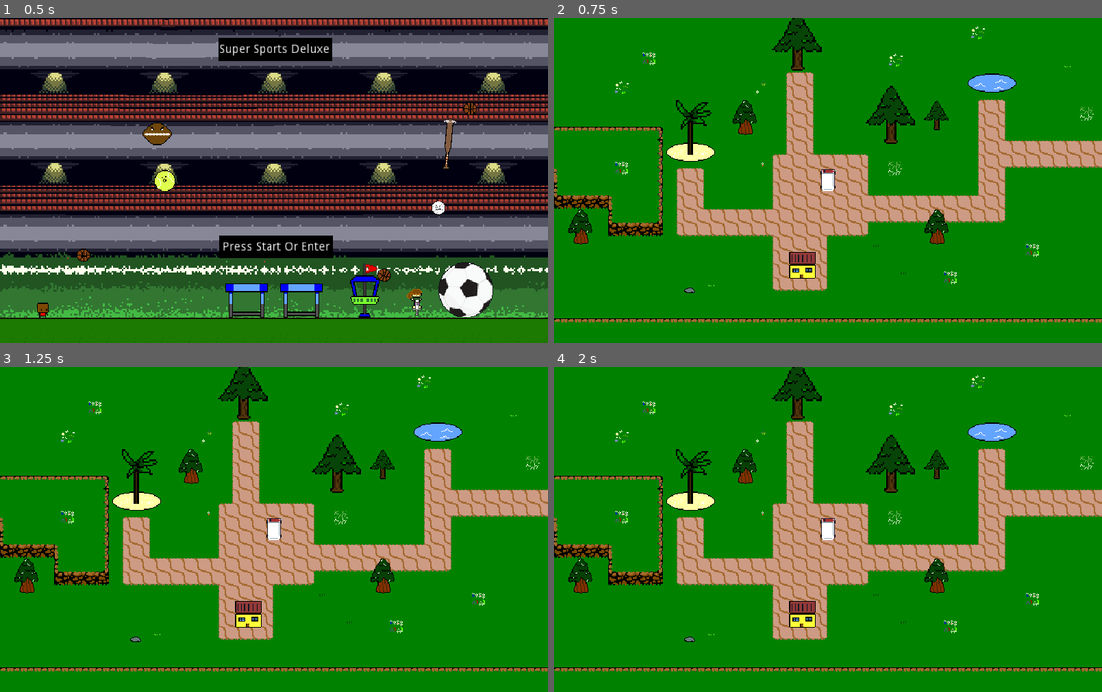
Above: before the commit, frames 1-4 (two rows, left to right).
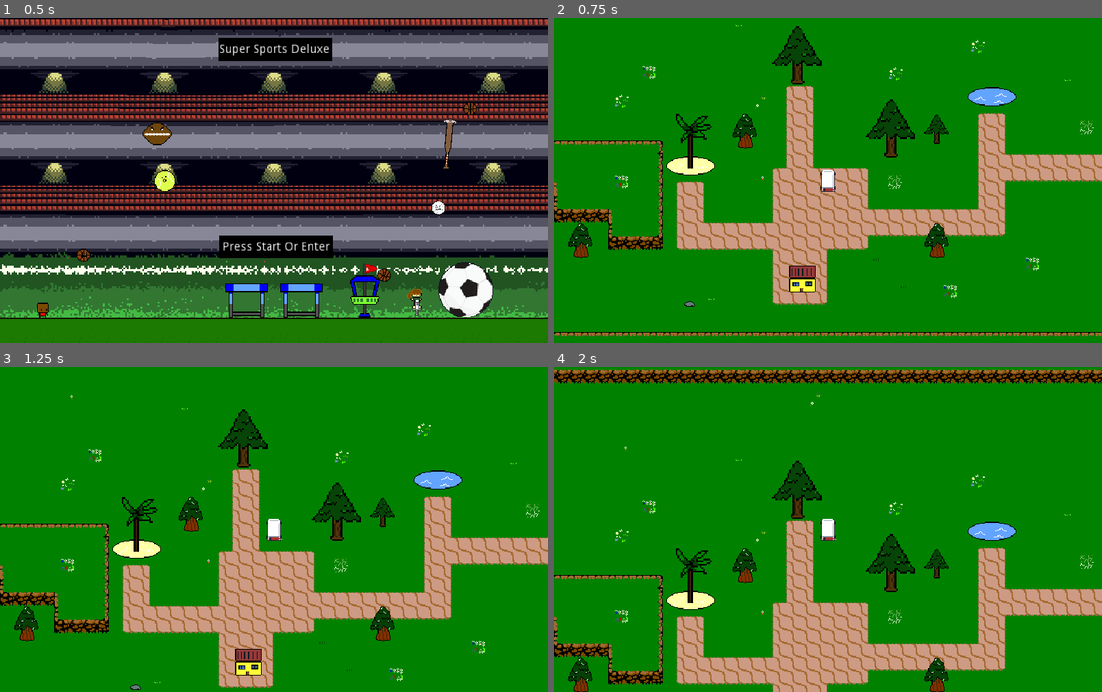
Above: after the commit, the same moments.

Repository: AdamSmif/Sportsball-Adventures
Game: Godot game, scene res://UI/TitleScreen.tscn
Same seed, same stepped clock (60 frames per second), same inputs: the game is played once before the commit and once after it.
Inputs:
- Up to frame 1 (0.5 s): no input
- Up to frame 2 (0.75 s): tap Enter at 0.5 s; hold W (up, bound only before the commit) from 0.53 s (still down); tap F (fire, bound only before the commit) at 0.6 s
- Up to frame 3 (1.25 s): keep holding W (up, bound only before the commit); tap Space (jump) at 0.77 s
- Up to frame 4 (2 s): keep holding W (up, bound only before the commit); tap F (fire, bound only before the commit) at 1.35 s; tap Space (jump) at 1.52 s

Frame 1 is identical in both runs. In frame 2, 17% of the frame differs, in the area x 0-100%, y 0-98%; in frame 3, 28%; in frame 4, 34%, in the area x 0-100%, y 0-100%.

Commit message:
updated controls

Diff:
--- a/project.godot
+++ b/project.godot
@@ -45,21 +45,24 @@
 left_1={
 "deadzone": 0.5,
 "events": [ Object(InputEventKey,"resource_local_to_scene":false,"resource_name":"","device":0,"alt":false,"shift":false,"control":false,"meta":false,"command":false,"pressed":false,"scancode":65,"unicode":0,"echo":false,"script":null)
+, Object(InputEventJoypadMotion,"resource_local_to_scene":false,"resource_name":"","device":0,"axis":0,"axis_value":-1.0,"script":null)
  ]
 }
-up={
+up_1={
 "deadzone": 0.5,
 "events": [ Object(InputEventKey,"resource_local_to_scene":false,"resource_name":"","device":0,"alt":false,"shift":false,"control":false,"meta":false,"command":false,"pressed":false,"scancode":87,"unicode":0,"echo":false,"script":null)
+, Object(InputEventJoypadButton,"resource_local_to_scene":false,"resource_name":"","device":0,"button_index":0,"pressure":0.0,"pressed":false,"script":null)
  ]
 }
-down={
+down_1={
 "deadzone": 0.5,
 "events": [ Object(InputEventKey,"resource_local_to_scene":false,"resource_name":"","device":0,"alt":false,"shift":false,"control":false,"meta":false,"command":false,"pressed":false,"scancode":83,"unicode":0,"echo":false,"script":null)
  ]
 }
-fire={
+fire_1={
 "deadzone": 0.5,
 "events": [ Object(InputEventKey,"resource_local_to_scene":false,"resource_name":"","device":0,"alt":false,"shift":false,"control":false,"meta":false,"command":false,"pressed":false,"scancode":70,"unicode":0,"echo":false,"script":null)
+, Object(InputEventJoypadButton,"resource_local_to_scene":false,"resource_name":"","device":0,"button_index":1,"pressure":0.0,"pressed":false,"script":null)
  ]
 }
 start_1={
